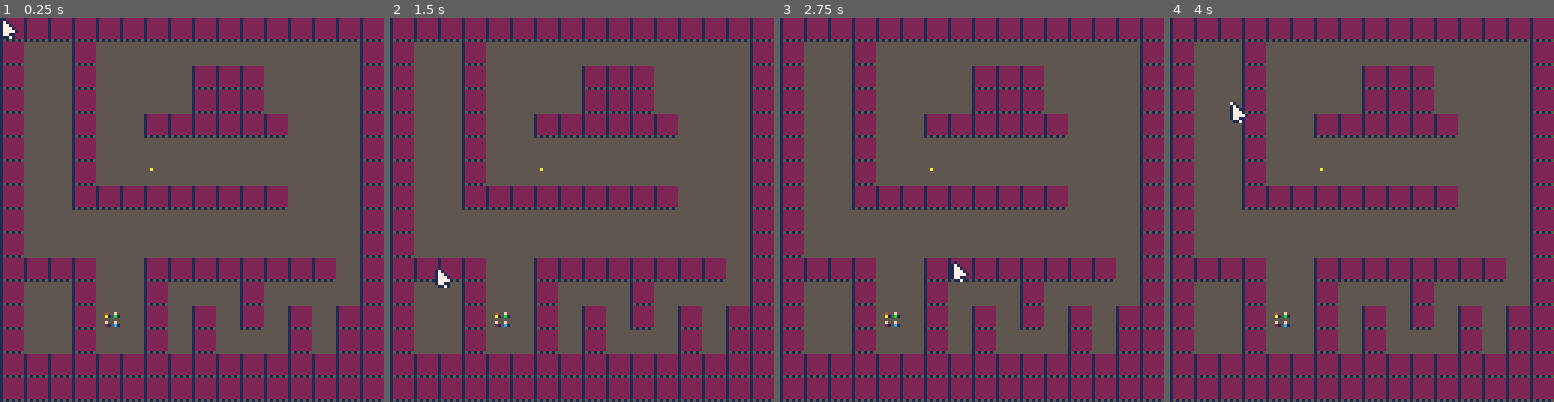
Above: before the commit, frames 1-4 (left to right).
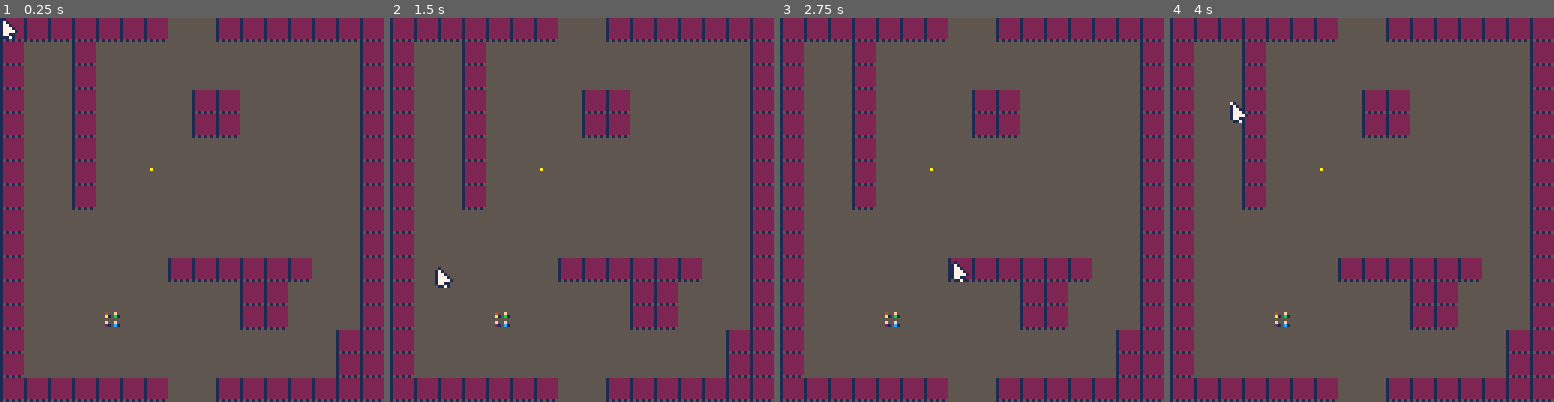
Above: after the commit, the same moments.

Repository: Grouflon/p8-rts-dungeon
Game: PICO-8 cartridge rts-dungeon.p8
Same seed, same stepped clock (60 frames per second), same inputs: the game is played once before the commit and once after it.
Inputs (mouse positions are in pixels of both pictures, inside the frame that each line leads up to):
- Up to frame 1 (0.25 s): no input
- Up to frame 2 (1.5 s): click (670, 121) at 0.67 s; click (436, 267) at 1.22 s
- Up to frame 3 (2.75 s): click (887, 114) at 1.77 s; click (952, 259) at 2.32 s
- Up to frame 4 (4 s): click (1404, 106) at 2.87 s; click (1465, 256) at 3.42 s; click (1231, 102) at 3.97 s

The runs differ from the first frame. In frame 1, 19% of the frame differs, in the area x 6-94%, y 0-100%; in frame 2, 19%; in frame 3, 19%; in frame 4, 19%.

Commit message:
moved selection code to its own file

Diff:
--- a/agent.lua
+++ b/agent.lua
@@ -109,15 +109,20 @@
 
 function agent_kill(_a)
   _a.is_alive = false
-  del(selected_agents,_a)
+  del(selection.selected_agents,_a)
   agent_stop_actions(_a)
+end
+
+function agent_draw_shadow(_a)
+  if(_a.is_alive) then
+    pset(_a.pos.x+1,_a.pos.y,1) -- shadow
+  end
 end
 
 function agent_draw(_a)
   if(_a.is_alive) then
     pset(_a.pos.x,_a.pos.y,_a.colors[2]) --body
     pset(_a.pos.x,_a.pos.y-1,_a.colors[1]) --head
-    pset(_a.pos.x+1,_a.pos.y,1) -- shadow
   else
     pset(_a.pos.x,_a.pos.y,_a.colors[2])--body
     pset(_a.pos.x-1,_a.pos.y, 8)--head
@@ -144,7 +149,7 @@
   local _hw=4
   local _hh=3
   color(6)
-  if (contains(hovered_agents,_agent)) color(7)
+  if (contains(selection.hovered_agents,_agent)) color(7)
   oval(
     _agent.pos.x-_hw,
     _agent.pos.y-_hh,
--- a/game.lua
+++ b/game.lua
@@ -2,17 +2,12 @@
 skin_color={4,15}
 clothes_color={2,3,8,10,11,12,14}
 
-agent_count=4
 order_speed=0.4
 
 --variables
 agents={}
 actions={}
-
-hovered_agents={}
-selected_agents={}
 level=nil
-
 
 -- SYSTEM
 function _init()
@@ -39,43 +34,12 @@
   --mouse
   mouse_update()
 
-  --selection
-  hovered_agents={}
-  local _selectable={}
-
-  for _i=1,#agents do
-    local _agent=agents[_i]
-    local _agent_aabb=agent_aabb(_agent,4)
-
-    if (_agent.is_alive) then
-      if col_aabb_aabb(mouse.selection_aabb,_agent_aabb) then
-        add(_selectable,_agent)
-      end
-    end
-  end
-  -- sort by distance to the mouse
-  sort(_selectable, function(_a, _b)
-    local _a_dist=vec2_sqrlen(mouse.pos-_a.pos)
-    local _b_dist=vec2_sqrlen(mouse.pos-_b.pos)
-    if (_a_dist<_b_dist) return -1
-    if (_a_dist>_b_dist) return 1
-    return 0
-  end)
-
-  if #_selectable>0 then
-    if mouse_is_box_selecting() then
-      hovered_agents=_selectable
-    else
-      hovered_agents={_selectable[1]}
-    end
-  end
-  if mouse.released[1] then
-    selected_agents=hovered_agents
-  end
+  -- selection
+  selection_update()
 
   -- orders
   if (mouse.pressed[2]) then
-    for _agent in all(selected_agents) do
+    for _agent in all(selection.selected_agents) do
       agent_stop_actions(_agent)
       path = find_path(level, _agent.pos, mouse.pos)
       if path ~= nil then
@@ -100,6 +64,8 @@
   local _bg_color=5
   cls(_bg_color)
 
+  foreach (agents, agent_draw_shadow)
+
   map(level.x,level.y,0,0,level.w,level.h,0x1)
   -- graph_draw_links(level)
 
@@ -108,10 +74,11 @@
   mine_draw(mine)
 
   -- agents
+  foreach (selection.hovered_agents, agent_hover_draw)
+  foreach (selection.selected_agents, agent_selected_draw)
   foreach (agents, agent_draw)
-  foreach (hovered_agents, agent_hover_draw)
-  foreach (selected_agents, agent_selected_draw)
 
+  selection_draw()
   mouse_draw()
 
   -- debug
--- a/mouse.lua
+++ b/mouse.lua
@@ -5,13 +5,7 @@
   pressed={false,false},
   released={false,false},
   down={false,false},
-  selection_start=nil,
-  selection_aabb=nil,
 }
-
-function mouse_is_box_selecting()
-  return mouse.selection_start~=nil and not equals(mouse.pos, mouse.selection_start)
-end
 
 function mouse_update()
   mouse.pos=vec2(stat(32),stat(33))
@@ -22,37 +16,8 @@
   mouse.pressed[2]=not _prev_mouse_down[2] and mouse.down[2]
   mouse.released[1]=_prev_mouse_down[1] and not mouse.down[1]
   mouse.released[2]=_prev_mouse_down[2] and not mouse.down[2]
-
-  mouse.selection_aabb={
-    mouse.pos.x,
-    mouse.pos.y,
-    mouse.pos.x,
-    mouse.pos.y
-  }
-
-  if (mouse.pressed[1]) mouse.selection_start=vec2(mouse.pos)
-  if (not mouse.down[1] and not mouse.released[1]) mouse.selection_start=nil
-
-  if (mouse.selection_start~=nil) then
-    mouse.selection_aabb[1]=mouse.selection_start.x
-    mouse.selection_aabb[2]=mouse.selection_start.y
-  end
-
-  mouse.selection_aabb={
-    min(mouse.selection_aabb[1],mouse.selection_aabb[3]),
-    min(mouse.selection_aabb[2],mouse.selection_aabb[4]),
-    max(mouse.selection_aabb[1],mouse.selection_aabb[3]),
-    max(mouse.selection_aabb[2],mouse.selection_aabb[4]),
-  }
 end
 
 function mouse_draw()
   spr(1,mouse.pos.x,mouse.pos.y)
-
-  if (mouse.down[1]) then
-    pset(mouse.selection_aabb[1], mouse.selection_aabb[2], 7)
-    fillp(0b0101101001011010.1)
-    rect(mouse.selection_aabb[1], mouse.selection_aabb[2], mouse.selection_aabb[3], mouse.selection_aabb[4], 7)
-    fillp()
-  end
 end
--- a/rts-dungeon.p8
+++ b/rts-dungeon.p8
@@ -7,36 +7,37 @@
 #include entities/mine.lua
 #include agent.lua
 #include action.lua
+#include selection.lua
 #include game.lua
 
 __gfx__
 00000000010000001222222200000000000000000000000000000000000000000000000000000000000000000000000000000000000000000000000000000000
-00000000171000001222222200000000000000000000000000000000000000000000000000000000000000000000000000000000000000000000000000000000
-00700700177100001222222200f00400000000000000000000000000000000000000000000000000000000000000000000000000000000000000000000000000
-00077000177710001222222200100300000000000000000000000000000000000000000000000000000000000000000000000000000000000000000000000000
-00077000177771001222222200000000000000000000000000000000000000000000000000000000000000000000000000000000000000000000000000000000
-00700700177110001222222200400f00000000000000000000000000000000000000000000000000000000000000000000000000000000000000000000000000
-00000000011710001222222200c00800000000000000000000000000000000000000000000000000000000000000000000000000000000000000000000000000
-00000000000000001515151500000000000000000000000000000000000000000000000000000000000000000000000000000000000000000000000000000000
+00000000171000001222222200000000009999000000000000000000000000000000000000000000000000000000000000000000000000000000000000000000
+00700700177100001222222200f00400099999900000000000000000000000000000000000000000000000000000000000000000000000000000000000000000
+00077000177710001222222200100300099999900000000000000000000000000000000000000000000000000000000000000000000000000000000000000000
+00077000177771001222222200000000099989900000000000000000000000000000000000000000000000000000000000000000000000000000000000000000
+00700700177110001222222200400f00099998900000000000000000000000000000000000000000000000000000000000000000000000000000000000000000
+00000000011710001222222200c00800009999800000000000000000000000000000000000000000000000000000000000000000000000000000000000000000
+00000000000000001515151500000000000000080000000000000000000000000000000000000000000000000000000000000000000000000000000000000000
 __gff__
 0000010000000000000000000000000000000000000000000000000000000000000000000000000000000000000000000000000000000000000000000000000000000000000000000000000000000000000000000000000000000000000000000000000000000000000000000000000000000000000000000000000000000000
 0000000000000000000000000000000000000000000000000000000000000000000000000000000000000000000000000000000000000000000000000000000000000000000000000000000000000000000000000000000000000000000000000000000000000000000000000000000000000000000000000000000000000000
 __map__
-0202020202020202020202020202020202020000000000000000000000000000000000000000000000000000000000000000000000000000000000000000000000000000000000000000000000000000000000000000000000000000000000000000000000000000000000000000000000000000000000000000000000000000
-0200000200000000000000000000000200000000000000000000000000000000000000000000000000000000000000000000000000000000000000000000000000000000000000000000000000000000000000000000000000000000000000000000000000000000000000000000000000000000000000000000000000000000
-0200000200000000020202000000000200000000000000000000000000000000000000000000000000000000000000000000000000000000000000000000000000000000000000000000000000000000000000000000000000000000000000000000000000000000000000000000000000000000000000000000000000000000
-0200000200000000020202000000000200000000000000000000000000000000000000000000000000000000000000000000000000000000000000000000000000000000000000000000000000000000000000000000000000000000000000000000000000000000000000000000000000000000000000000000000000000000
-0200000200000202020202020000000200000000000000000000000000000000000000000000000000000000000000000000000000000000000000000000000000000000000000000000000000000000000000000000000000000000000000000000000000000000000000000000000000000000000000000000000000000000
+0202020202020200000202020202020200000000000000000000000000000000000000000000000000000000000000000000000000000000000000000000000000000000000000000000000000000000000000000000000000000000000000000000000000000000000000000000000000000000000000000000000000000000
 0200000200000000000000000000000200000000000000000000000000000000000000000000000000000000000000000000000000000000000000000000000000000000000000000000000000000000000000000000000000000000000000000000000000000000000000000000000000000000000000000000000000000000
 0200000200000000000000000000000200000000000000000000000000000000000000000000000000000000000000000000000000000000000000000000000000000000000000000000000000000000000000000000000000000000000000000000000000000000000000000000000000000000000000000000000000000000
-0200000202020202020202020000000200000000000000000000000000000000000000000000000000000000000000000000000000000000000000000000000000000000000000000000000000000000000000000000000000000000000000000000000000000000000000000000000000000000000000000000000000000000
+0200000200000000020200000000000200000000000000000000000000000000000000000000000000000000000000000000000000000000000000000000000000000000000000000000000000000000000000000000000000000000000000000000000000000000000000000000000000000000000000000000000000000000
+0200000200000000020200000000000200000000000000000000000000000000000000000000000000000000000000000000000000000000000000000000000000000000000000000000000000000000000000000000000000000000000000000000000000000000000000000000000000000000000000000000000000000000
+0200000200000000000000000000000200000000000000000000000000000000000000000000000000000000000000000000000000000000000000000000000000000000000000000000000000000000000000000000000000000000000000000000000000000000000000000000000000000000000000000000000000000000
+0200000200000000000000000000000200000000000000000000000000000000000000000000000000000000000000000000000000000000000000000000000000000000000000000000000000000000000000000000000000000000000000000000000000000000000000000000000000000000000000000000000000000000
+0200000200000004000000000000000200000000000000000000000000000000000000000000000000000000000000000000000000000000000000000000000000000000000000000000000000000000000000000000000000000000000000000000000000000000000000000000000000000000000000000000000000000000
 0200000000000000000000000000000200000000000000000000000000000000000000000000000000000000000000000000000000000000000000000000000000000000000000000000000000000000000000000000000000000000000000000000000000000000000000000000000000000000000000000000000000000000
 0200000000000000000000000000000200000000000000000000000000000000000000000000000000000000000000000000000000000000000000000000000000000000000000000000000000000000000000000000000000000000000000000000000000000000000000000000000000000000000000000000000000000000
-0202020200000202020202020202000200000000000000000000000000000000000000000000000000000000000000000000000000000000000000000000000000000000000000000000000000000000000000000000000000000000000000000000000000000000000000000000000000000000000000000000000000000000
-0200000200000200000002000000000200000000000000000000000000000000000000000000000000000000000000000000000000000000000000000000000000000000000000000000000000000000000000000000000000000000000000000000000000000000000000000000000000000000000000000000000000000000
-0200000203000200020002000200020200000000000000000000000000000000000000000000000000000000000000000000000000000000000000000000000000000000000000000000000000000000000000000000000000000000000000000000000000000000000000000000000000000000000000000000000000000000
-0200000200000200020000000200020200000000000000000000000000000000000000000000000000000000000000000000000000000000000000000000000000000000000000000000000000000000000000000000000000000000000000000000000000000000000000000000000000000000000000000000000000000000
-0202020202020202020202020202020200000000000000000000000000000000000000000000000000000000000000000000000000000000000000000000000000000000000000000000000000000000000000000000000000000000000000000000000000000000000000000000000000000000000000000000000000000000
-0202020202020202020202020202020200000000000000000000000000000000000000000000000000000000000000000000000000000000000000000000000000000000000000000000000000000000000000000000000000000000000000000000000000000000000000000000000000000000000000000000000000000000
+0200000000000002020202020200000200000000000000000000000000000000000000000000000000000000000000000000000000000000000000000000000000000000000000000000000000000000000000000000000000000000000000000000000000000000000000000000000000000000000000000000000000000000
+0200000000000000000002020000000200000000000000000000000000000000000000000000000000000000000000000000000000000000000000000000000000000000000000000000000000000000000000000000000000000000000000000000000000000000000000000000000000000000000000000000000000000000
+0200000003000000000002020000000200000000000000000000000000000000000000000000000000000000000000000000000000000000000000000000000000000000000000000000000000000000000000000000000000000000000000000000000000000000000000000000000000000000000000000000000000000000
+0200000000000000000000000000020200000000000000000000000000000000000000000000000000000000000000000000000000000000000000000000000000000000000000000000000000000000000000000000000000000000000000000000000000000000000000000000000000000000000000000000000000000000
+0200000000000000000000000000020200000000000000000000000000000000000000000000000000000000000000000000000000000000000000000000000000000000000000000000000000000000000000000000000000000000000000000000000000000000000000000000000000000000000000000000000000000000
+0202020202020200000202020202020200000000000000000000000000000000000000000000000000000000000000000000000000000000000000000000000000000000000000000000000000000000000000000000000000000000000000000000000000000000000000000000000000000000000000000000000000000000
 
 
--- /dev/null
+++ b/selection.lua
@@ -0,0 +1,77 @@
+selection={
+  hovered_agents={},
+  selected_agents={},
+  start=nil,
+  aabb=nil,
+}
+
+function selection_update()
+
+  function is_box_selecting()
+    return selection.start~=nil and not equals(mouse.pos, selection.start)
+  end
+
+  selection.aabb={
+    mouse.pos.x,
+    mouse.pos.y,
+    mouse.pos.x,
+    mouse.pos.y
+  }
+
+  if (mouse.pressed[1]) selection.start=vec2(mouse.pos)
+  if (not mouse.down[1] and not mouse.released[1]) selection.start=nil
+
+  if (selection.start~=nil) then
+    selection.aabb[1]=selection.start.x
+    selection.aabb[2]=selection.start.y
+  end
+
+  selection.aabb={
+    min(selection.aabb[1],selection.aabb[3]),
+    min(selection.aabb[2],selection.aabb[4]),
+    max(selection.aabb[1],selection.aabb[3]),
+    max(selection.aabb[2],selection.aabb[4]),
+  }
+
+  selection.hovered_agents={}
+  local _selectable={}
+
+  for _i=1,#agents do
+    local _agent=agents[_i]
+    local _agent_aabb=agent_aabb(_agent,4)
+
+    if (_agent.is_alive) then
+      if col_aabb_aabb(selection.aabb,_agent_aabb) then
+        add(_selectable,_agent)
+      end
+    end
+  end
+  -- sort by distance to the mouse
+  sort(_selectable, function(_a, _b)
+    local _a_dist=vec2_sqrlen(mouse.pos-_a.pos)
+    local _b_dist=vec2_sqrlen(mouse.pos-_b.pos)
+    if (_a_dist<_b_dist) return -1
+    if (_a_dist>_b_dist) return 1
+    return 0
+  end)
+
+  if #_selectable>0 then
+    if is_box_selecting() then
+      selection.hovered_agents=_selectable
+    else
+      selection.hovered_agents={_selectable[1]}
+    end
+  end
+  if mouse.released[1] then
+    selection.selected_agents=selection.hovered_agents
+  end
+end
+
+function selection_draw()
+    if (selection.start ~= nil) then
+      pset(selection.aabb[1], selection.aabb[2], 7)
+      fillp(0b0101101001011010.1)
+      rect(selection.aabb[1], selection.aabb[2], selection.aabb[3], selection.aabb[4], 7)
+    fillp()
+  end
+end
